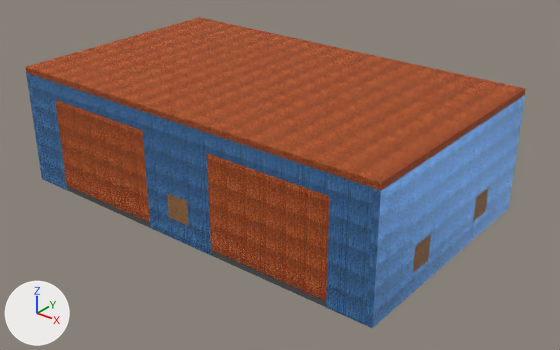
The glTF model docs/models/buildings/warehouse_metal.glb as it was, and as the next commit left it.
One viewpoint serves both versions: a 50 mm lens placed at (21.9, -26.3, 17.6), pointed at (1.0, -0.2, 1.4). The lights are fixed; the arrows at lower left show +X, +Y and +Z. The picture after the commit comes second. Vertices at exactly the same position are counted once.

In view in the first picture: 'WarehouseMetal'.
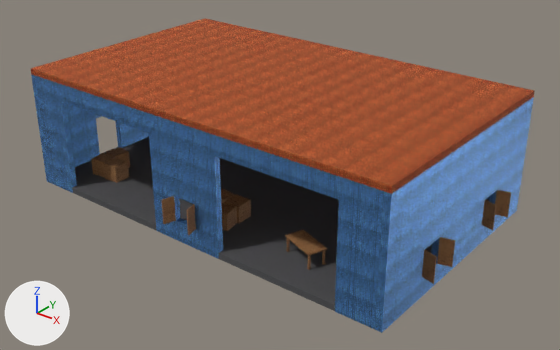
What differs and where, as boxes (x1, y1, x2, y2) in the pictures (560 x 350 px; the box of a moved part takes in the faces that stretch with it):
'WarehouseMetal', reshaped: before (26, 17, 526, 328); after (31, 18, 534, 333)
part 1 of me_warehousemetalmesh, moved or reshaped: before (67, 186, 326, 307); after (72, 137, 489, 311)
part 2 of me_warehousemetalmesh, moved or reshaped: before (30, 74, 374, 325); after (35, 76, 384, 329)
part 3 of me_warehousemetalmesh, moved or reshaped: before (26, 73, 45, 180); after (31, 74, 149, 183)
part 4 of me_warehousemetalmesh, moved or reshaped: before (366, 95, 525, 328); after (375, 97, 534, 333)
part 5 of me_warehousemetalmesh, moved or reshaped: before (26, 17, 526, 190); after (31, 18, 534, 194)
part 6 of me_warehousemetalmesh, moved or reshaped (not visible before): after (422, 250, 437, 284)
part 7 of me_warehousemetalmesh, moved or reshaped (not visible before): after (482, 200, 497, 230)
part 8 of me_warehousemetalmesh, moved or reshaped (not visible before): after (495, 190, 511, 217)
part 9 of me_warehousemetalmesh, moved or reshaped (not visible before): after (221, 203, 237, 231)
part 10 of me_warehousemetalmesh, moved or reshaped (not visible before): after (221, 189, 235, 203)
part 11 of me_warehousemetalmesh, moved or reshaped (not visible before): after (224, 195, 251, 223)
part 12 of me_warehousemetalmesh, moved or reshaped (not visible before): after (91, 153, 115, 177)
part 13 of me_warehousemetalmesh, moved or reshaped: before (55, 100, 150, 222); after (103, 158, 129, 183)
part 14 of me_warehousemetalmesh, moved or reshaped (not visible before): after (106, 147, 130, 168)
part 15 of me_warehousemetalmesh, added (brown): after (285, 230, 327, 256)
part 16 of me_warehousemetalmesh, deleted (brown): before (207, 153, 489, 301)
part 17 of me_warehousemetalmesh, built on: before (167, 193, 189, 226); after (161, 196, 455, 270)

Patch to the scene script:
```diff
--- a/docs/models/buildings/warehouse_metal.glb.py
+++ b/docs/models/buildings/warehouse_metal.glb.py
@@ me_warehousemetalmesh @@
 # used by ob_warehousemetal; location = (0.0, 0.0, 0.0)
-me_warehousemetalmesh.from_pydata(...)  # 408 vertices, 708 faces; spans x -10.0..10.0, y -6.0..6.0, z 0.0..6.0
+me_warehousemetalmesh.from_pydata(...)  # 432 vertices, 708 faces; spans x -11.0..11.0, y -6.6..6.6, z 0.0..6.0
+# me_warehousemetalmesh part 1: the loose piece of 8 vertices spanning x -10.0..10.0, y -6.0..6.0, z 0.0..0.3 is moved by (0.4, 0.0, 0.0)
+# me_warehousemetalmesh part 2: the loose piece of 32 vertices spanning x -9.7..9.7, y -6.0..-5.7, z 0.0..5.7 is moved by (0.4, 0.0, 0.0)
+# me_warehousemetalmesh part 3: the loose piece of 16 vertices spanning x -10.0..-9.7, y -6.0..6.0, z 0.0..5.7 is moved by (0.4, 0.0, 0.0)
+# me_warehousemetalmesh part 4: the loose piece of 24 vertices spanning x 9.7..10.0, y -6.0..6.0, z 0.0..5.7 is moved by (0.4, 0.0, 0.0)
+# me_warehousemetalmesh part 5: the loose piece of 8 vertices spanning x -10.0..10.0, y -6.0..6.0, z 5.7..6.0 is moved by (0.4, 0.0, 0.0)
+# me_warehousemetalmesh part 6: the loose piece of 8 vertices spanning x 4.0..6.0, y -4.7..-3.3, z 1.0..1.1 is scaled about its middle by (0.333, 0.121, 17.1), then moved by (5.7, 0.7, 0.6)
+# me_warehousemetalmesh part 7: the loose piece of 8 vertices spanning x 7.2..8.1, y 2.7..3.6, z 0.3..1.2 is scaled about its middle by (0.682, 0.0493, 1.41), then moved by (3.0, -1.2, 0.9)
+# me_warehousemetalmesh part 8: the loose piece of 8 vertices spanning x 7.2..8.1, y 3.6..4.5, z 0.3..1.2 is scaled about its middle by (0.68, 0.0407, 1.41), then moved by (3.0, -0.8, 0.9)
+# me_warehousemetalmesh part 9: the loose piece of 8 vertices spanning x 0.0..1.0, y -4.6..-3.6, z 0.3..1.2 is moved by (0.4, 0.0, 0.0)
+# me_warehousemetalmesh part 10: the loose piece of 8 vertices spanning x -8.5..-7.5, y -3.4..-2.4, z 0.3..1.2 is moved by (7.9, -0.2, 0.0)
+# me_warehousemetalmesh part 11: the loose piece of 8 vertices spanning x -7.5..-6.6, y -4.3..-3.4, z 0.3..1.2 is moved by (7.9, 0.7, 0.0)
+# me_warehousemetalmesh part 12: the loose piece of 8 vertices spanning x -10.0..-9.7, y -2.8..-1.2, z 0.3..2.5 is scaled about its middle by (2.64, 0.563, 0.386), then moved by (2.3, -1.9, -0.7), in mat_wh_wood
+# me_warehousemetalmesh part 13: the loose piece of 8 vertices spanning x -7.9..-1.9, y -6.0..-5.7, z 0.3..4.8 is scaled about its middle by (0.141, 2.65, 0.189), then moved by (-1.7, 2.0, -1.8), in mat_wh_wood
+# me_warehousemetalmesh part 14: the loose piece of 8 vertices spanning x -8.0..-6.9, y 2.4..3.5, z 0.3..1.2 is moved by (-0.1, -5.9, 0.0)
+# me_warehousemetalmesh part 15: the loose piece of 8 vertices spanning x 4.0..6.0, y -4.7..-3.3, z 1.0..1.1 is copied, and the copy is moved by (0.4, 0.0, 0.0); it spans x 4.4..6.4, y -4.7..-3.3, z 1.0..1.1
+# me_warehousemetalmesh part 16: 7 loose pieces with 64 vertices, spanning x 1.9..10.0, y -6.0..3.2, z 0.3..4.8, are deleted
+# me_warehousemetalmesh part 17: 12 vertices removed from x -0.6..0.6, y -6.0..-5.7, z 1.0..2.2; 56 vertices added at x -0.4..11.0, y -6.6..-1.8, z 0.3..2.2
+# other edits to the shape of me_warehousemetalmesh do not show in these pictures
 me_warehousemetalmesh.materials.append(mat_wh_concrete_dark)
```
